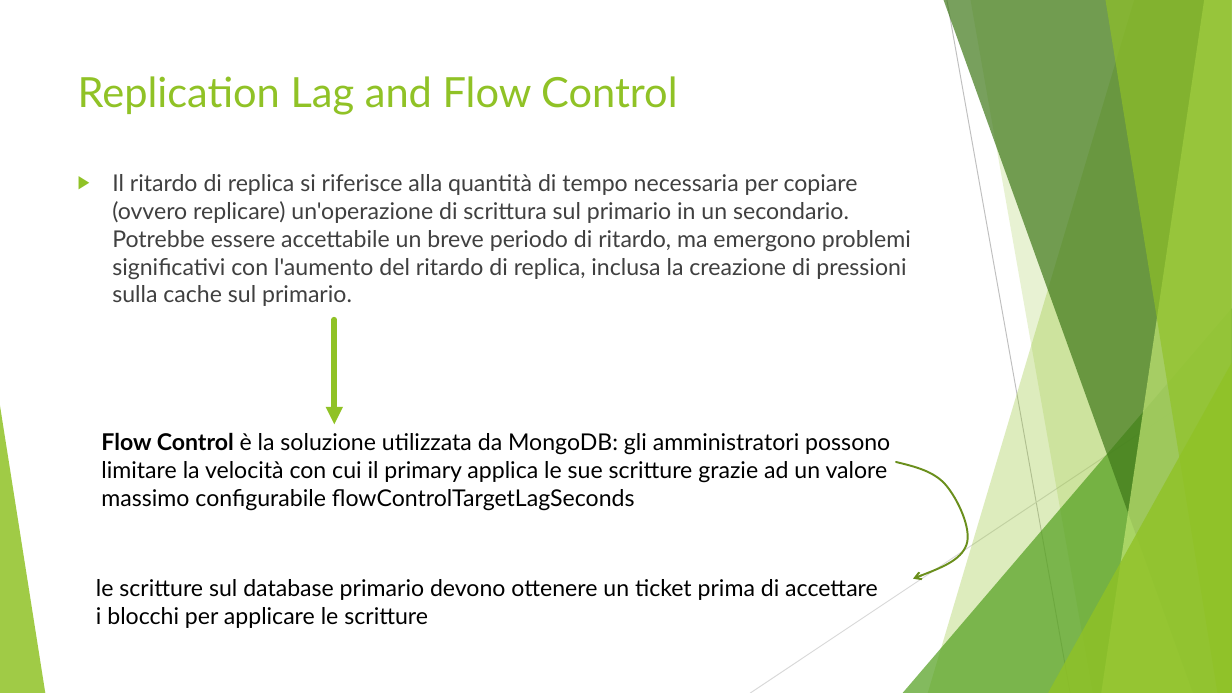
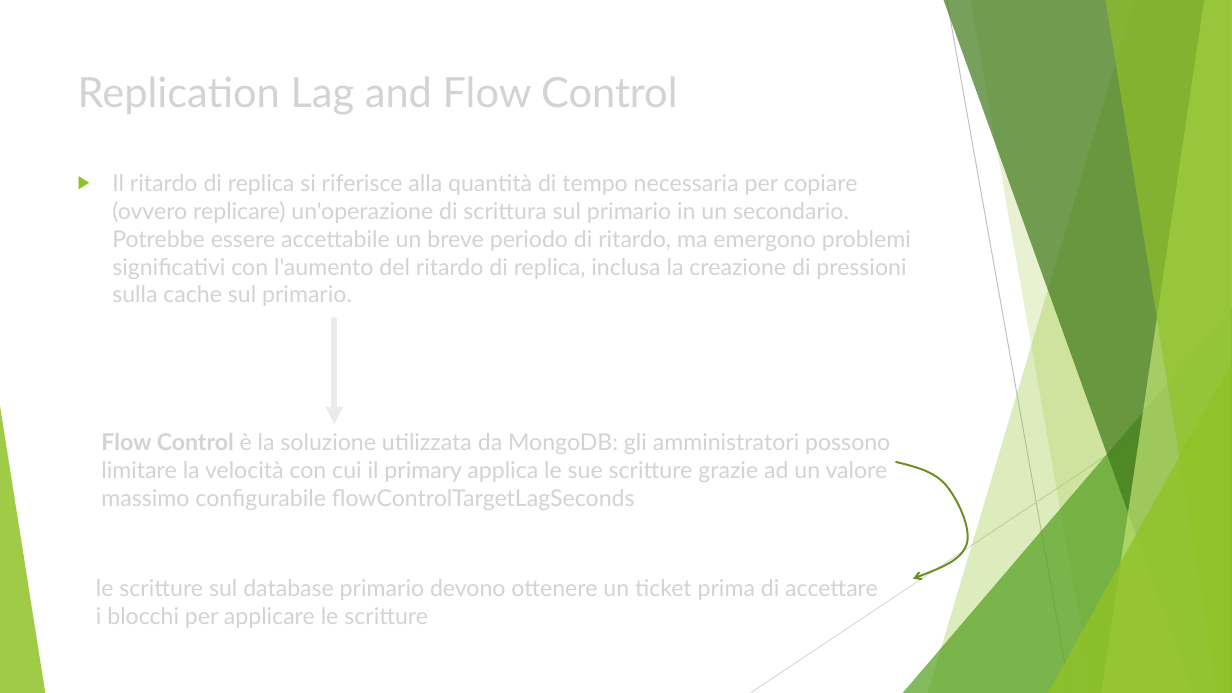
Before and after one commit to Buzzolan/VeronaCardMongoDB, a slide deck: slide 15 of Presentazione_progetto.pptx. Drawn at 1232x693 pixels with LibreOffice and Linux fonts; fonts in the diff are those of the drawing. Boxes give left, top, right and bottom in pixels: in the first picture for what was removed or moved away, otherwise in the second. Text is boxed around its words. In the diff, an @@ line names an element or a change of style, - is before the commit and + after.

```diff
--- a/Presentazione_progetto.pptx
+++ b/Presentazione_progetto.pptx
@@ title "Replication Lag and Flow Control" at [78, 77, 677, 114]: text colour #90C226 to #D3D3D3 @@
@@ text "Il ritardo di replica si ..." at [112, 174, 911, 306]: text colour #404040 to #D3D3D3 @@
@@ arrow (335, 320) - (335, 424): stroke #90C226 4.5 pt to #EBEBEB 4.5 pt @@
@@ text "Flow Control è la soluzione ..." at [101, 433, 890, 510]: text colour #000000 to #D3D3D3 @@
@@ text "le scritture sul database primario ..." at [96, 579, 878, 628]: text colour #000000 to #D3D3D3 @@
```
Also in this commit, not shown: 2 other slides changed, 2 slides added, 2 other files.
